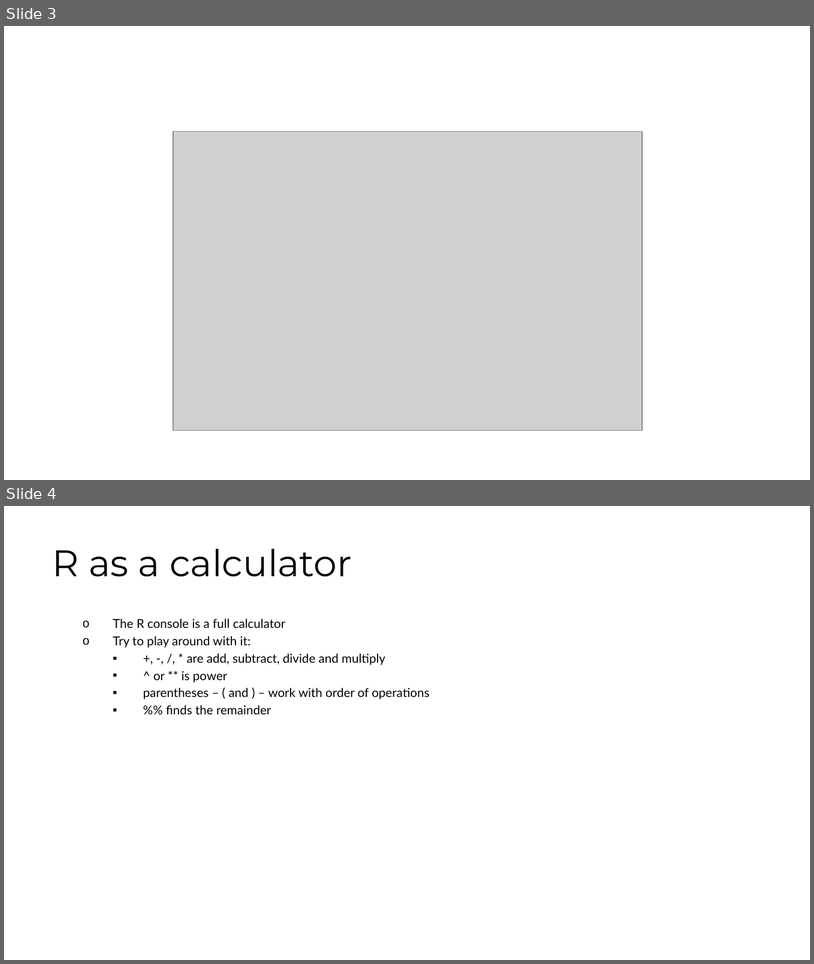
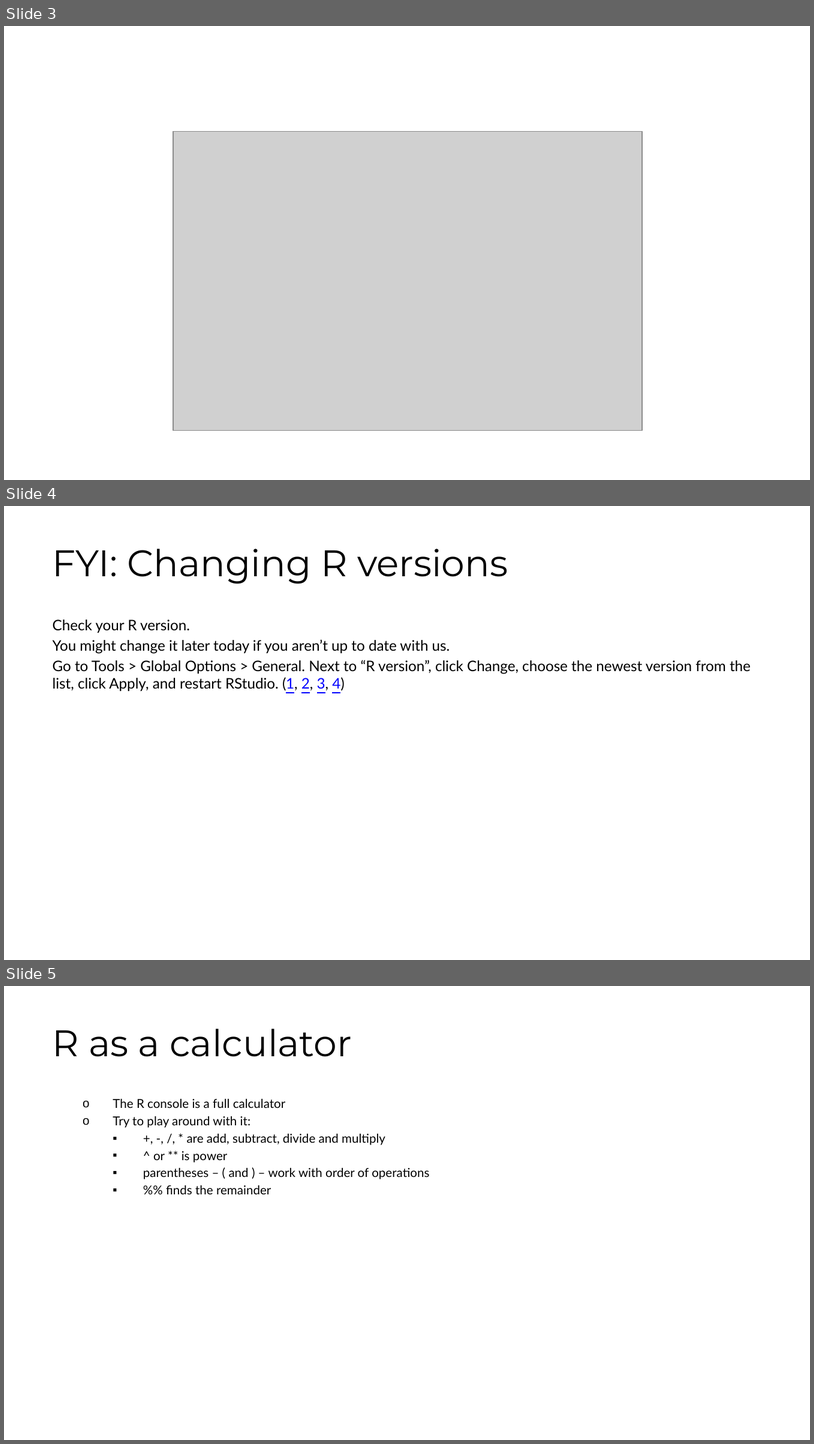
Before and after one commit to fhdsl/DaSEH, a slide deck: modules/Basic_R/Basic_R.pptx. Shown one above the other, each under a label of ours: slides 3 and 4 before the commit, slides 3, 4 and 5 after it. The pictures are 814x964 and 814x1444 pixels, drawn with LibreOffice and Linux fonts; fonts in the diff are those of the drawing; grey boxes stand for pictures. Boxes give left, top, right and bottom in pixels: in the first picture for what was removed or moved away, otherwise in the second. Text is boxed around its words. In the diff, an @@ line names an element or a change of style, - is before the commit and + after.

```diff
--- a/modules/Basic_R/Basic_R.pptx
+++ b/modules/Basic_R/Basic_R.pptx
@@ slide 4 added at <box>4,506,810,960</box>, background #FFFFFF @@
@@ title added at <box>53,549,508,584</box>, 33 pt, text #000000 @@
+FYI: Changing R versions
@@ text added at <box>53,619,751,691</box>, 13 pt, text #000000 @@
+Check your R version.
+You might change it later today if you aren’t up to date with us.
+Go to Tools > Global Options > General. Next to “R version”, click Change, choose the newest version from the list, click Apply, and restart RStudio. (1, 2, 3, 4)
@@ what was slide 4 is now slide 5 @@
```
Also in this commit, not shown: 1 slide changed, 2 other slides added, 3 other files.
